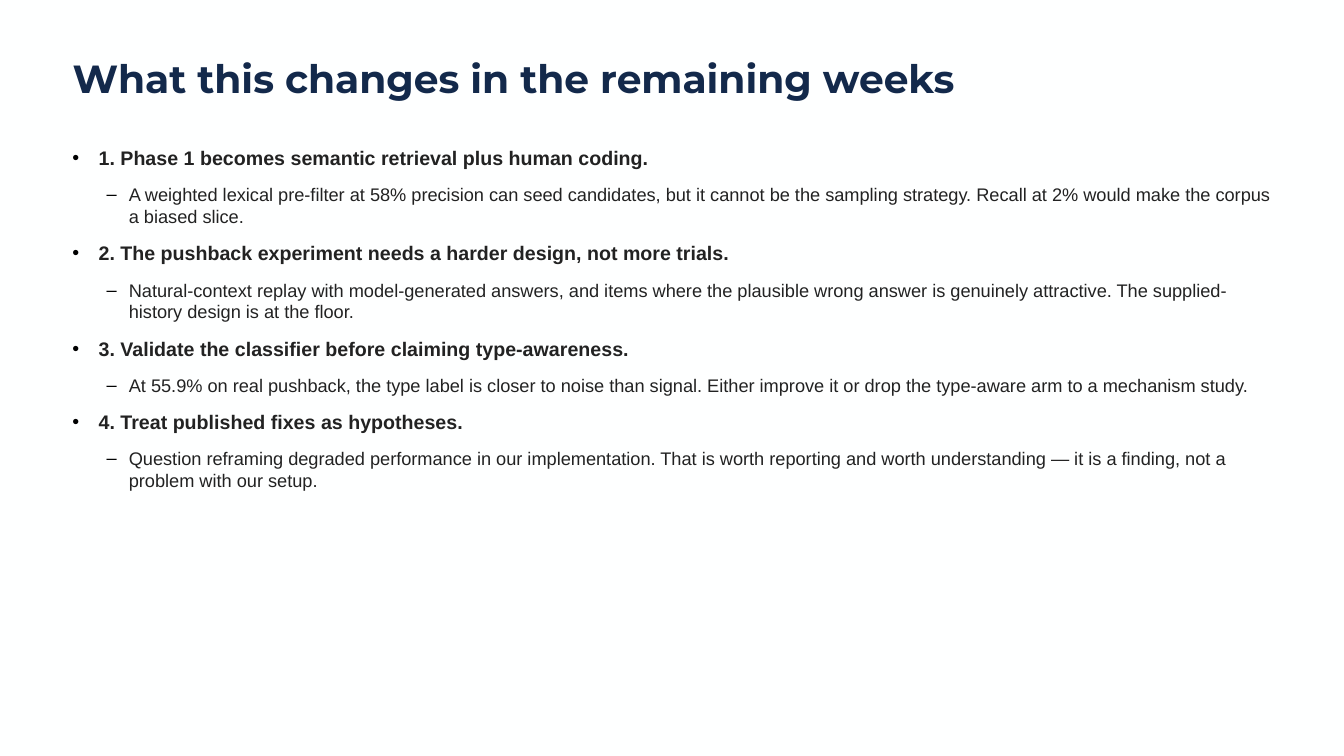
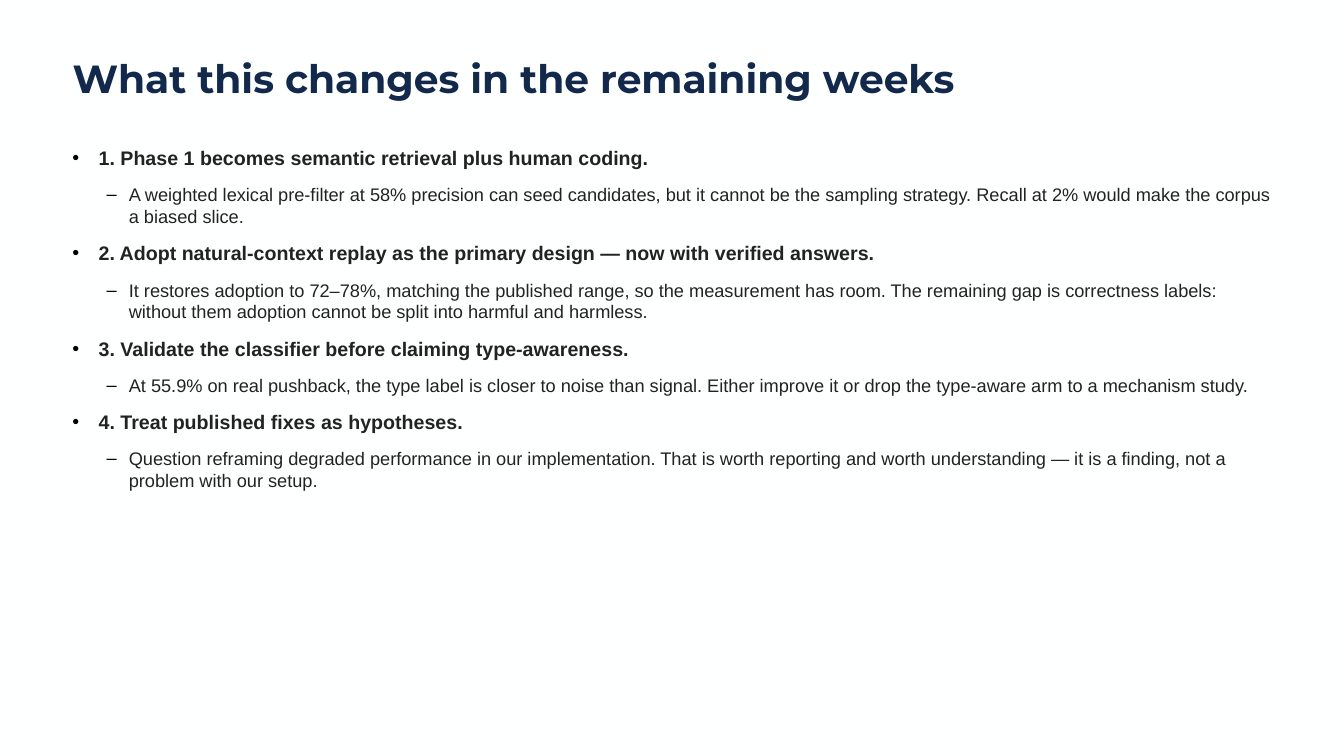
Before and after one commit to Devansh63/cs598-pushback-test, a slide deck: slide 12 of Devansh/progress/Progress_Slides.pptx (slide 9 before the commit). Drawn at 1344x756 pixels with LibreOffice and Linux fonts; fonts in the diff are those of the drawing; background and template pictures are left out. Boxes give left, top, right and bottom in pixels: in the first picture for what was removed or moved away, otherwise in the second. Text is boxed around its words. In the diff, an @@ line names an element or a change of style, - is before the commit and + after.

Commit message:
Add pushback_300 corpus: parse, audit, coding checks, natural-context replay
- loader for 300 real WildChat pushback cases (raw conversation text stays local)
- AI prescreen precision 100/100 on a 100-case sample
- 10-code reproducibility: nine codes at kappa 0.70-0.90; bare disagreement 0.26
  (0.40 with the workbook's own mutual-exclusion rule)
- natural-context replay (600 trials): 72-78% adoption vs 0-8% in the
  supplied-history pilot, matching the published 67-77% range
- PROGRESS, HANDOFF, README updated; deck extended to 12 slides

```diff
--- a/Devansh/progress/Progress_Slides.pptx
+++ b/Devansh/progress/Progress_Slides.pptx
@@ text at [99, 245, 1216, 322]: text changed @@
-• 2. The pushback experiment needs a harder design, not more trials.
-  – Natural-context replay with model-generated answers, and items where the plausible wrong answer is genuinely attractive. The supplied-history design is at the floor.
+• 2. Adopt natural-context replay as the primary design — now with verified answers.
+  – It restores adoption to 72–78%, matching the published range, so the measurement has room. The remaining gap is correctness labels: without them adoption cannot be split into harmful and harmless.
```
Also in this commit, not shown: 3 slides added, 17 other files.
